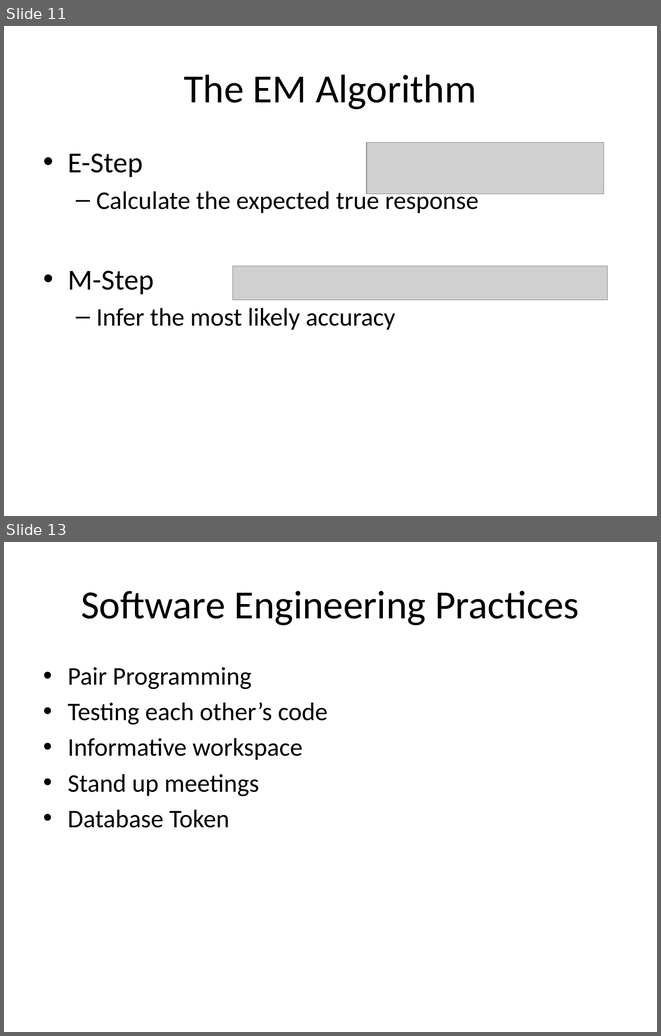
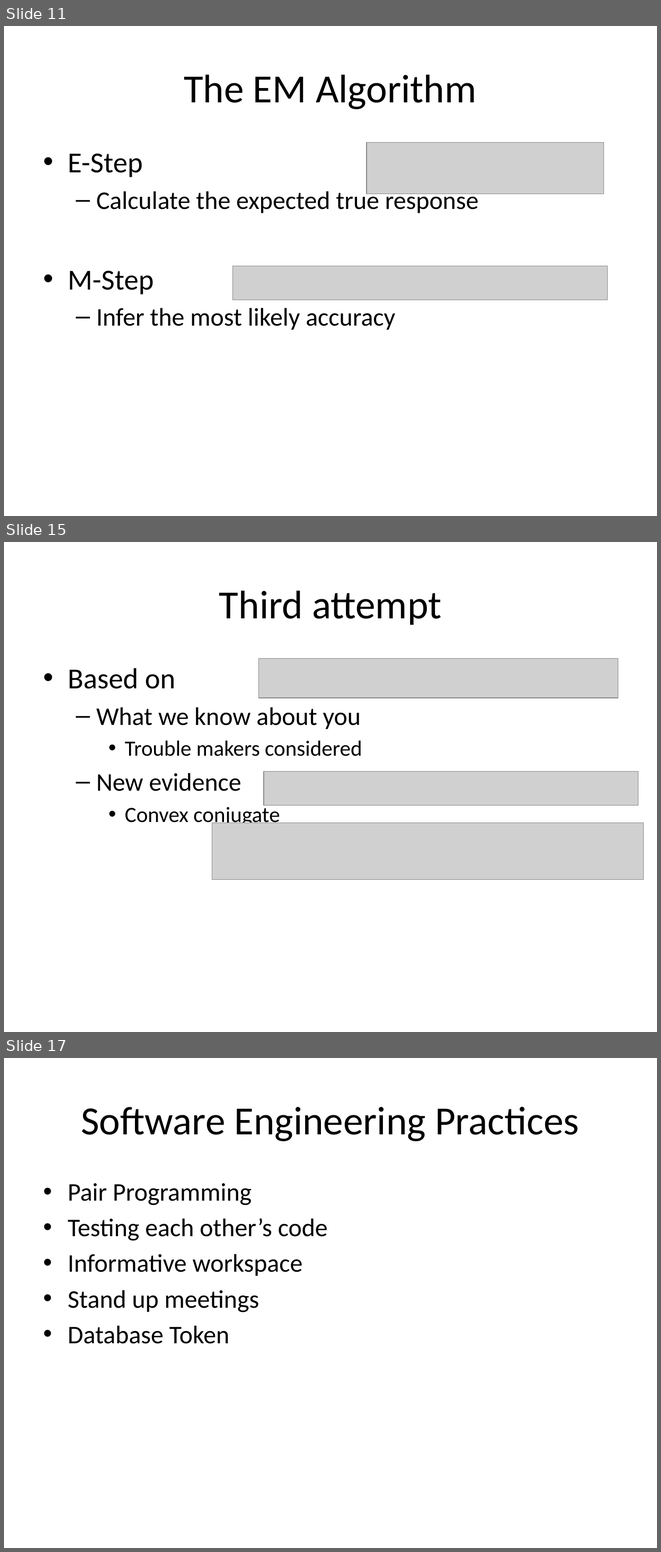
Before and after one commit to giovannic/crowdtrust, a slide deck: presentation/giosCrowdTrust .pptx. Shown one above the other, each under a label of ours: slides 11 and 13 before the commit, slides 11, 15 and 17 after it; the slides between them are not shown. The pictures are 661x1036 and 661x1552 pixels, drawn with LibreOffice and Linux fonts; fonts in the diff are those of the drawing; grey boxes stand for pictures; background and template pictures are left out. Boxes give left, top, right and bottom in pixels: in the first picture for what was removed or moved away, otherwise in the second. Text is boxed around its words. In the diff, an @@ line names an element or a change of style, - is before the commit and + after.

```diff
--- a/presentation/giosCrowdTrust .pptx
+++ b/presentation/giosCrowdTrust .pptx
@@ slide 15 added at [4, 542, 657, 1032], background picture (left out) @@
@@ title added at [219, 590, 441, 625], 44 pt, text #000000 @@
+Third attempt
@@ text added at [68, 668, 362, 827], 24 pt, text #000000 @@
+• Based on
+  – What we know about you
+    • Trouble makers considered
+  – New evidence
+    • Convex conjugate
@@ picture added at [258, 658, 618, 697] @@
@@ picture added at [264, 771, 639, 805] @@
@@ picture added at [212, 823, 643, 880] @@
@@ what was slide 13 is now slide 17 @@
```
Also in this commit, not shown: 2 slides changed, 4 other slides added, 1 slide removed, 22 other files.
